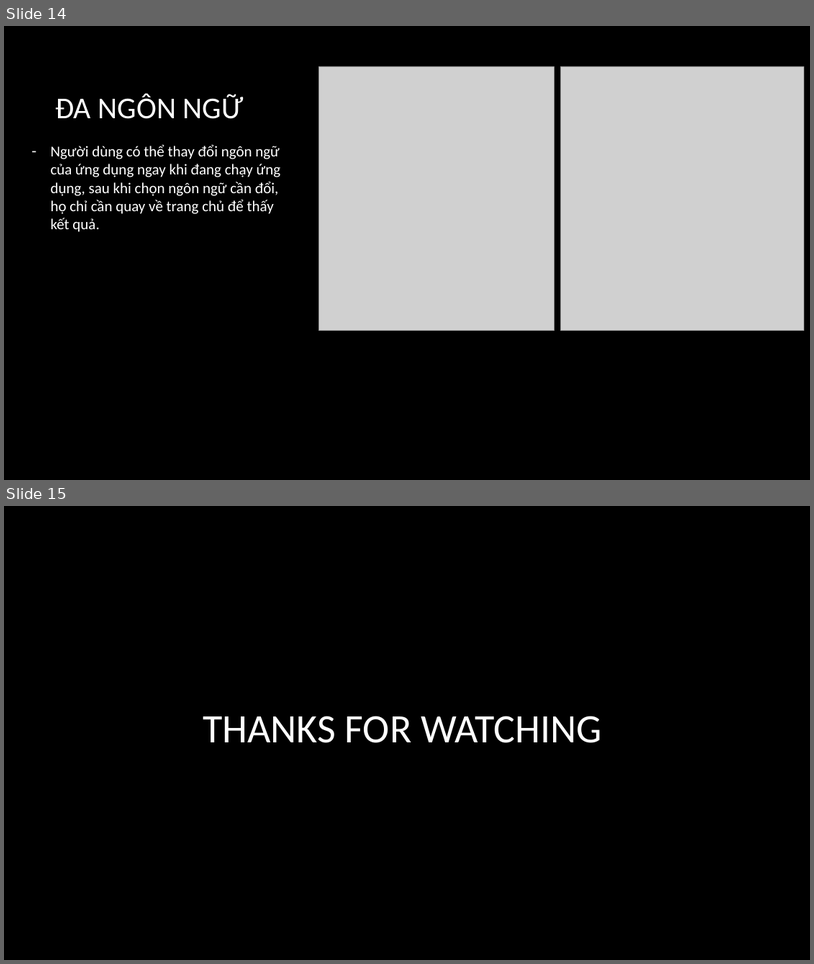
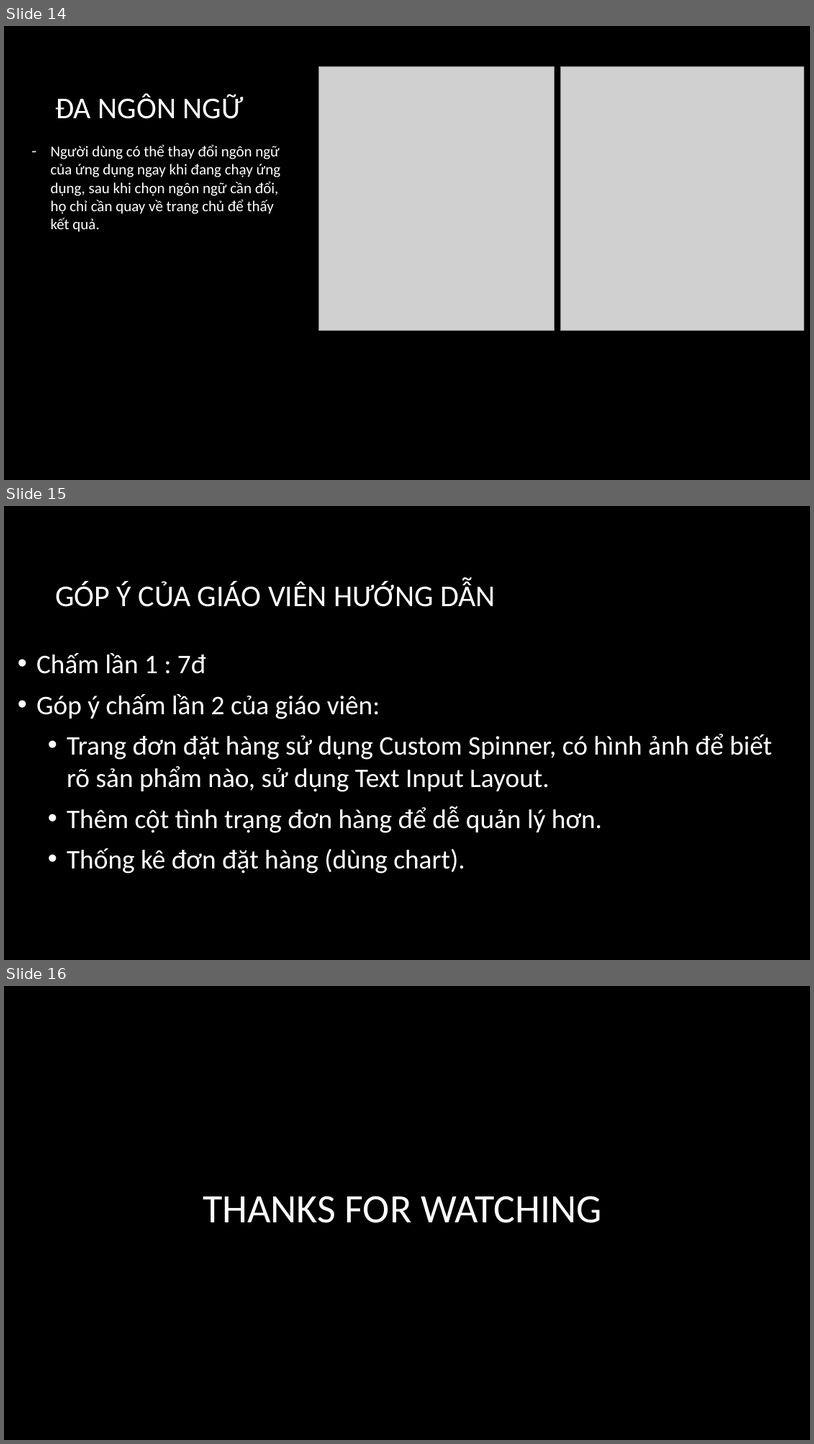
Before and after one commit to tranvan1202/ltdd2-nhom9, a slide deck: Nop/Android 2 - Nhom 9- Thuyet Trinh.pptx. Shown one above the other, each under a label of ours: slides 14 and 15 before the commit, slides 14, 15 and 16 after it. The pictures are 814x964 and 814x1444 pixels, drawn with LibreOffice and Linux fonts; fonts in the diff are those of the drawing; grey boxes stand for pictures; background and template pictures are left out. Boxes give left, top, right and bottom in pixels: in the first picture for what was removed or moved away, otherwise in the second. Text is boxed around its words. In the diff, an @@ line names an element or a change of style, - is before the commit and + after.

```diff
--- a/Nop/Android 2 - Nhom 9- Thuyet Trinh.pptx
+++ b/Nop/Android 2 - Nhom 9- Thuyet Trinh.pptx
@@ slide 15 added at (x1=4, y1=506, x2=810, y2=960), background picture (left out) @@
@@ title added at (x1=55, y1=582, x2=496, y2=607), 36 pt, text #FFFFFF @@
+GÓP Ý CỦA GIÁO VIÊN HƯỚNG DẪN
@@ text added at (x1=36, y1=653, x2=772, y2=873), 32 pt, text #FFFFFF @@
+• Chấm lần 1 : 7đ
+• Góp ý chấm lần 2 của giáo viên:
+  • Trang đơn đặt hàng sử dụng Custom Spinner, có hình ảnh để biết rõ sản phẩm nào, sử dụng Text Input Layout.
+  • Thêm cột tình trạng đơn hàng để dễ quản lý hơn.
+  • Thống kê đơn đặt hàng (dùng chart).
@@ what was slide 15 is now slide 16 @@
```
Also in this commit, not shown: 2 slides changed.
